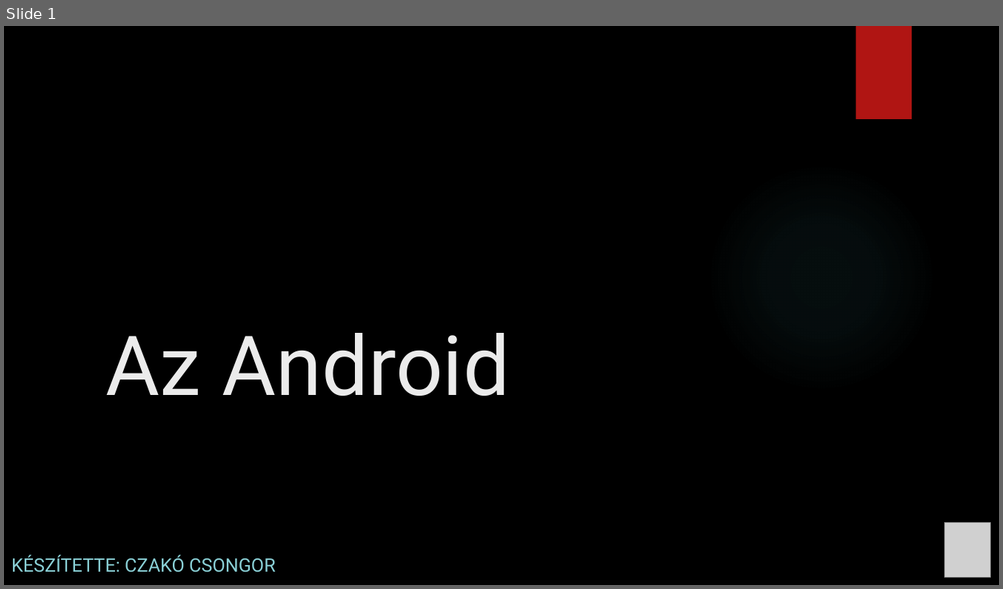
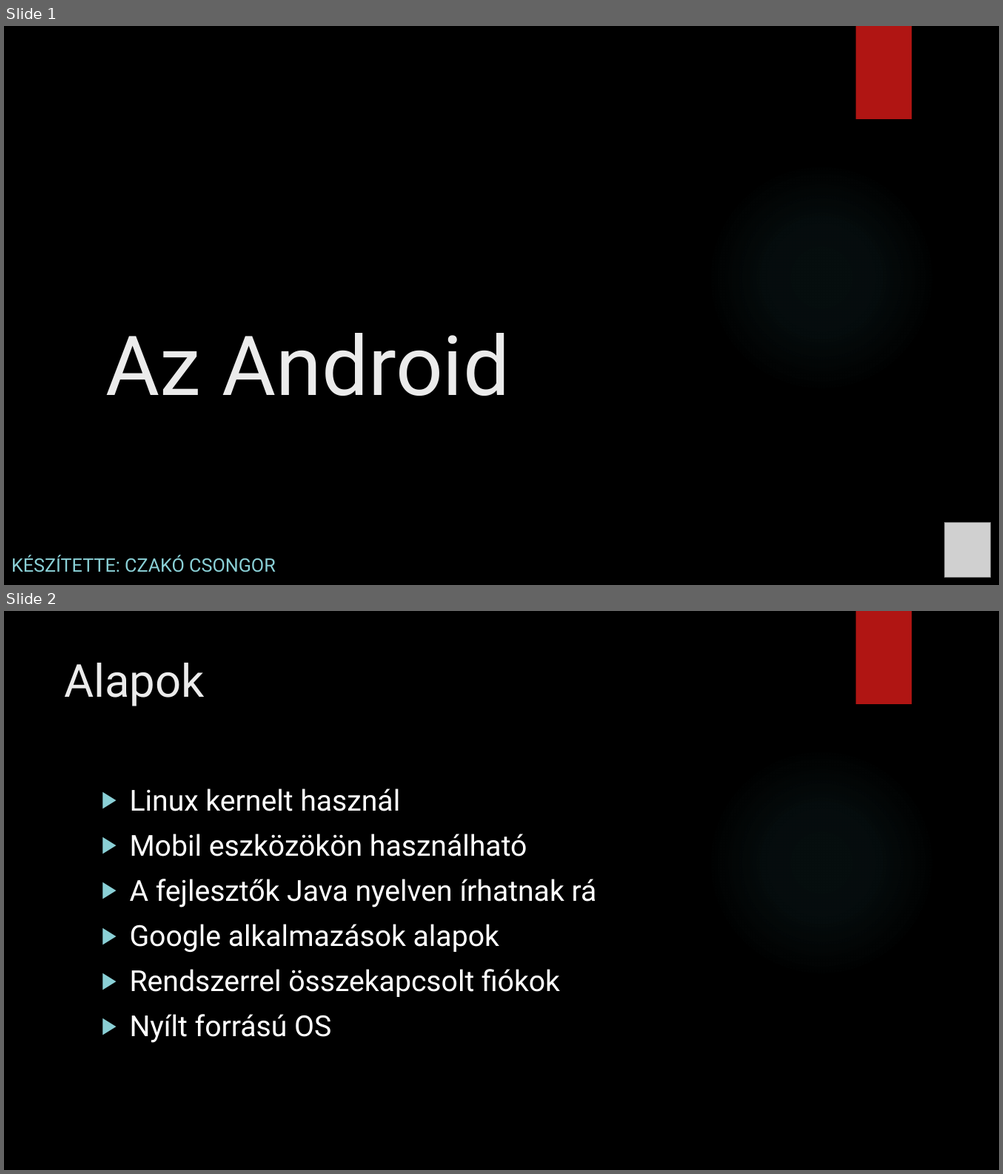
Before and after one commit to Csongoranevem/Csongor-rep-, a slide deck: Az Android.pptx. Shown one above the other, each under a label of ours: slide 1 before the commit, slides 1 and 2 after it. The pictures are 1003x589 and 1003x1174 pixels, drawn with LibreOffice and Linux fonts; fonts in the diff are those of the drawing; grey boxes stand for pictures; background and template pictures are left out. Boxes give left, top, right and bottom in pixels: in the first picture for what was removed or moved away, otherwise in the second. Text is boxed around its words. In the diff, an @@ line names an element or a change of style, - is before the commit and + after.

```diff
--- a/Az Android.pptx
+++ b/Az Android.pptx
@@ slide 2 added at (x1=4, y1=611, x2=999, y2=1170), background picture (left out); not listed: 2 template elements that a slide beside it also shows @@
@@ title added at (x1=64, y1=662, x2=204, y2=706), 44 pt, text #EBEBEB @@
+Alapok
@@ text added at (x1=130, y1=789, x2=597, y2=1043), 28 pt, text #FFFFFF @@
+▶ Linux kernelt használ
+▶ Mobil eszközökön használható
+▶ A fejlesztők Java nyelven írhatnak rá
+▶ Google alkalmazások alapok
+▶ Rendszerrel összekapcsolt fiókok
+▶ Nyílt forrású OS
```
Also in this commit, not shown: 4 other slides added, 1 slide removed.
